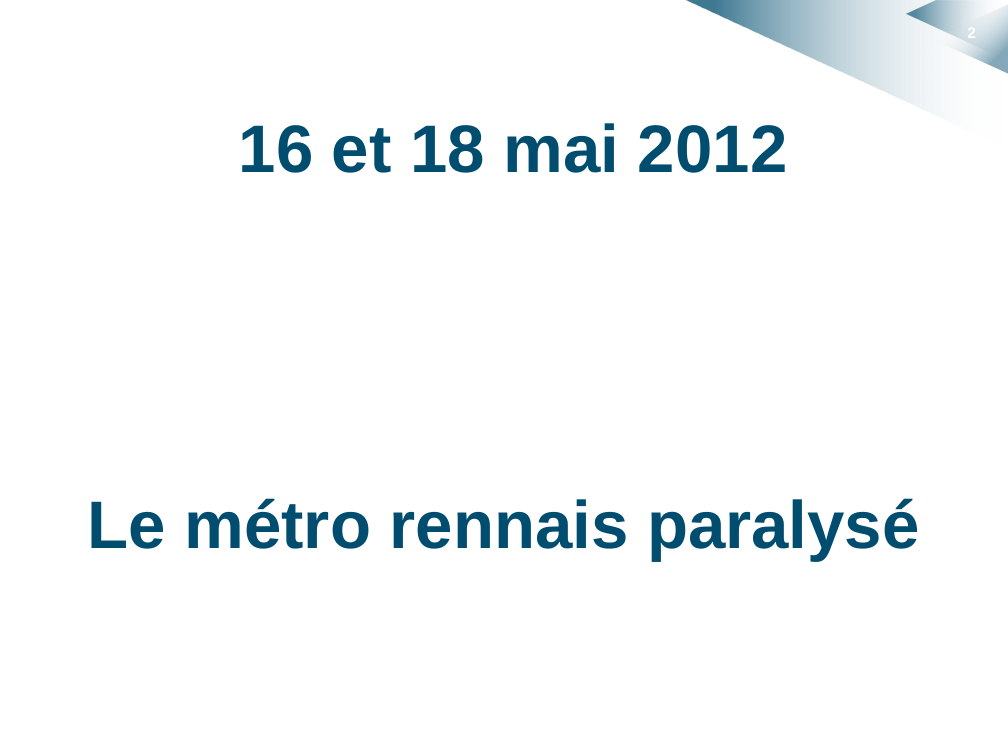
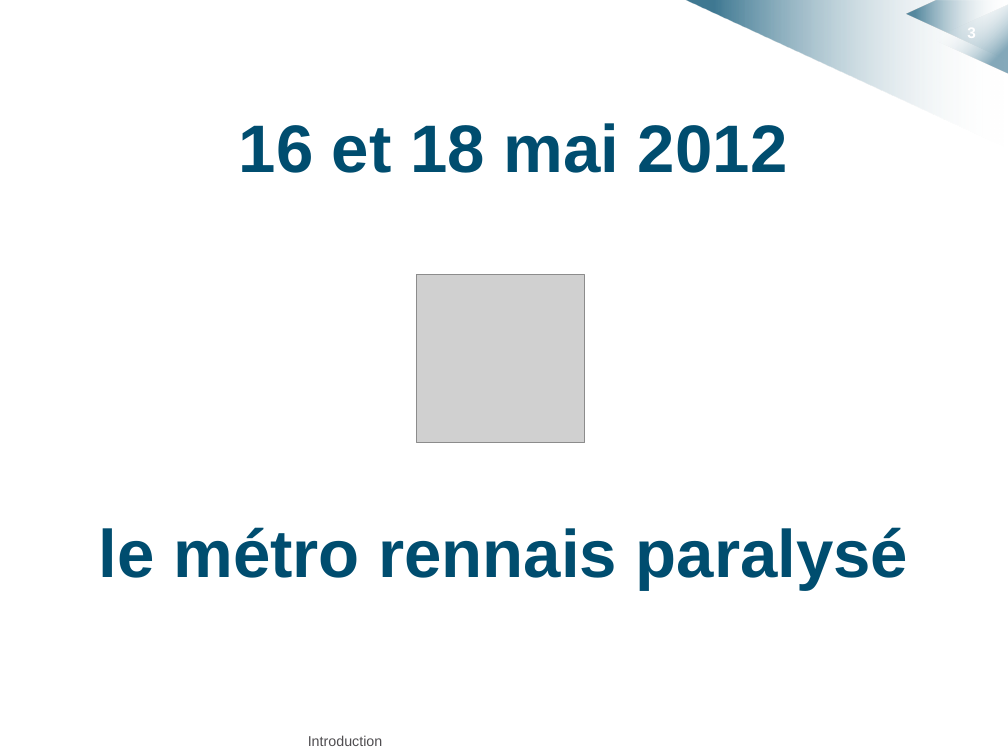
Before and after one commit to HKervadec/korrigolo, a slide deck: slide 3 of soutenances/projet_decembre/intro.pptx (slide 2 before the commit). Drawn at 1008x756 pixels with LibreOffice and Linux fonts; fonts in the diff are those of the drawing; grey boxes stand for pictures; background and template pictures are left out. Boxes give left, top, right and bottom in pixels: in the first picture for what was removed or moved away, otherwise in the second. Text is boxed around its words. In the diff, an @@ line names an element or a change of style, - is before the commit and + after.

```diff
--- a/soutenances/projet_decembre/intro.pptx
+++ b/soutenances/projet_decembre/intro.pptx
@@ picture added at (x1=416, y1=275, x2=585, y2=444) @@
@@ text at (x1=88, y1=498, x2=920, y2=561): paragraph removed @@
-Le métro rennais paralysé
@@ text added at (x1=99, y1=527, x2=909, y2=589), 48 pt, text #004D6F, bold @@
+le métro rennais paralysé
@@ text added at (x1=308, y1=735, x2=383, y2=746), 10.2 pt, text #4F4D50 @@
+Introduction
```
Also in this commit, not shown: 2 slides added, 1 other file.
